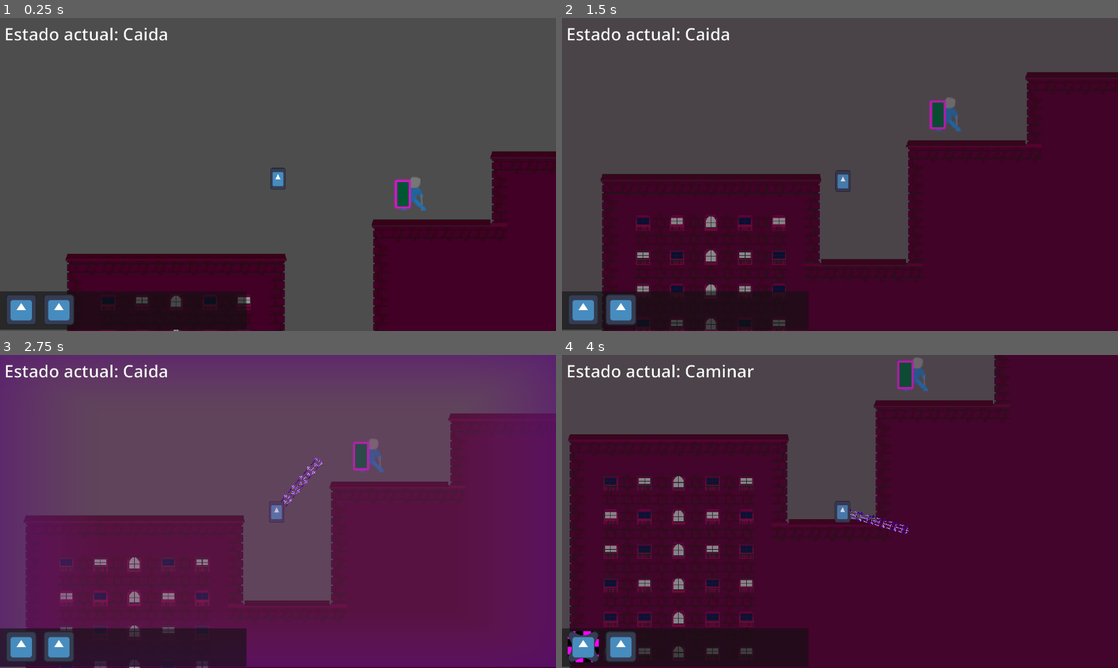
Above: before the commit, frames 1-4 (two rows, left to right).
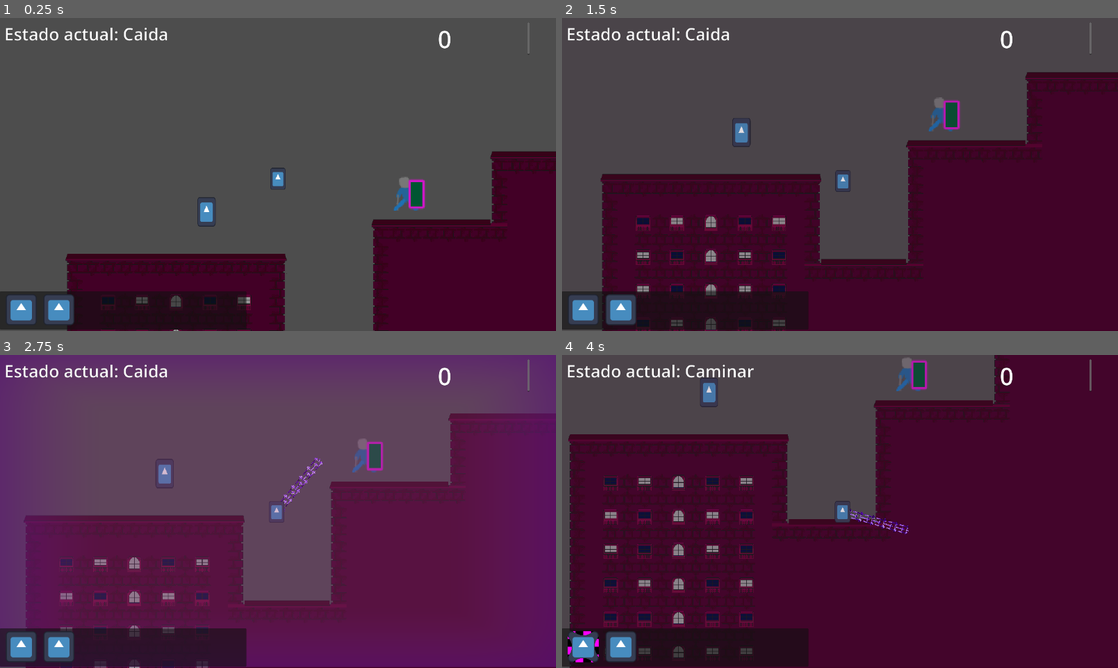
Above: after the commit, the same moments.

Repository: Proyecto-Carpincho/Proyecto-Carpincho
Game: Godot game, scene res://Scenes/stg/emTestStg00.tscn
The game is run twice, just before and just after one commit, with the same random seed, the same clock (stepped at 60 frames per second) and the same inputs. This scene is started directly instead of the project's main scene. The engine's default icon, where the game draws it, is replaced by a stand-in: a white triangle on a blue panel in a dark square.
Inputs (mouse positions are in pixels of both pictures, inside the frame that each line leads up to):
- Up to frame 1 (0.25 s): no input
- Up to frame 2 (1.5 s): move the mouse to (962, 158) at 0.52 s; press the mouse at (962, 158) at 0.53 s; hold D (Move Right) from 0.53 s (still down); tap Space (Jump) at 0.77 s; move the mouse to (728, 190) at 1.27 s; release the mouse at (728, 190) at 1.28 s; tap Ctrl (Bullet Time) at 1.35 s
- Up to frame 3 (2.75 s): tap Space (Jump) at 1.52 s; move the mouse to (333, 442) at 2.02 s; release D (Move Right) at 2.03 s; hold A (Move Left) from 2.03 s (still down); right-click (333, 442) at 2.1 s
- Up to frame 4 (4 s): move the mouse to (812, 574) at 2.77 s; release A (Move Left) at 2.78 s; hold D (Move Right) from 2.78 s (still down); tap Shift (Run) at 2.85 s; tap Space (Jump) at 3.02, 3.77 s; move the mouse to (1006, 558) at 3.52 s; press the mouse at (1006, 558) at 3.53 s

The runs differ from the first frame. In frame 1, 0.8% of the frame differs, in the area x 35-96%, y 1-67%; in frame 2, 0.8%, in the area x 30-96%, y 1-42%; in frame 3, 0.8%; in frame 4, 0.8%.

Commit message:
Bases para el sistema de deteccion

Diff:
--- a/Scenes/Em/ShieldCop.tscn
+++ b/Scenes/Em/ShieldCop.tscn
@@ -112,9 +112,12 @@
 [sub_resource type="CapsuleShape2D" id="CapsuleShape2D_ca2nf"]
 
 [node name="HeavyCop" type="CharacterBody2D"]
+collision_layer = 4
+collision_mask = 4
 script = ExtResource("1_ca2nf")
 
 [node name="AnimatedSprite2D" type="AnimatedSprite2D" parent="."]
+scale = Vector2(-1, 1)
 sprite_frames = SubResource("SpriteFrames_7adxk")
 animation = &"walk"
 frame_progress = 0.191232
@@ -124,5 +127,24 @@
 
 [node name="NavigationAgent2D" type="NavigationAgent2D" parent="."]
 
-[node name="RayCast2D" type="RayCast2D" parent="."]
-target_position = Vector2(0, 0)
+[node name="Label" type="Label" parent="."]
+offset_left = -25.0
+offset_top = -50.0
+offset_right = 25.0
+pivot_offset = Vector2(25, 25)
+horizontal_alignment = 1
+vertical_alignment = 1
+
+[node name="Vista" type="Node2D" parent="."]
+
+[node name="RayCast1" type="RayCast2D" parent="Vista"]
+target_position = Vector2(100, 0)
+collision_mask = 9
+
+[node name="RayCast2" type="RayCast2D" parent="Vista"]
+target_position = Vector2(75, 40)
+collision_mask = 9
+
+[node name="RayCast3" type="RayCast2D" parent="Vista"]
+target_position = Vector2(75, -40)
+collision_mask = 9
--- a/Scenes/Muñeco Pruebas.tscn
+++ b/Scenes/Muñeco Pruebas.tscn
@@ -12,10 +12,11 @@
 [sub_resource type="RectangleShape2D" id="RectangleShape2D_tlypy"]
 size = Vector2(40, 59.4)
 
-[node name="StaticBody2D" type="StaticBody2D"]
+[node name="StaticBody2D" type="CharacterBody2D"]
 collision_layer = 4
 collision_mask = 4
 script = ExtResource("1_4bcy5")
+metadata/_custom_type_script = "uid://bqt7b34n84ey1"
 
 [node name="CollisionShape2D" type="CollisionShape2D" parent="."]
 position = Vector2(0, -28)
--- a/Scenes/UI.tscn
+++ b/Scenes/UI.tscn
@@ -75,6 +75,15 @@
 text = " Estado actual: "
 vertical_alignment = 1
 
+[node name="Label" type="RichTextLabel" parent="SubViewportContainer/SubViewport/Control/Panel"]
+layout_mode = 0
+offset_left = 1814.0
+offset_top = -1114.0
+offset_right = 2194.0
+offset_bottom = -980.0
+theme_override_font_sizes/normal_font_size = 100
+text = "0"
+
 [node name="HBoxContainer" type="HBoxContainer" parent="SubViewportContainer/SubViewport/Control/Panel"]
 layout_mode = 0
 offset_top = 12.0
--- a/Scenes/stg/emTestStg00.tscn
+++ b/Scenes/stg/emTestStg00.tscn
@@ -12,6 +12,8 @@
 [ext_resource type="Texture2D" uid="uid://b30xoslhqynh1" path="res://Sprites/Prueba/Ventanas Prueba/Ventanas.png" id="10_68uta"]
 [ext_resource type="PackedScene" uid="uid://cjmre3cjowgo6" path="res://Scenes/Character.tscn" id="11_p00kn"]
 [ext_resource type="PackedScene" uid="uid://bh5jliaeyj4fu" path="res://Scenes/Em/ShieldCop.tscn" id="12_prbge"]
+[ext_resource type="PackedScene" uid="uid://ws714j3bdkap" path="res://Scenes/Muñeco Pruebas.tscn" id="13_r0q7f"]
+[ext_resource type="Script" uid="uid://cl5id8ntqh8y3" path="res://Scripts/alert_manager.gd" id="14_kw0q7"]
 
 [sub_resource type="TileSetAtlasSource" id="TileSetAtlasSource_xrf5d"]
 texture = ExtResource("2_r0q7f")
@@ -234,10 +236,13 @@
 tile_map_data = PackedByteArray("AAADAP7/BAABAAAAAAADAP//BAABAAEAAAAEAP7/BAABAAAAAAAEAP//BAABAAEAAAAFAP7/BAABAAAAAAAFAP …(46608 unchanged characters)…
 tile_set = SubResource("TileSet_l773a")
 
-[node name="HeavyCop" parent="." node_paths=PackedStringArray("objetivo") instance=ExtResource("12_prbge")]
+[node name="HeavyCop" parent="." node_paths=PackedStringArray("objetivo", "alert_manager") groups=["Enemigos"] instance=ExtResource("12_prbge")]
 position = Vector2(297, -95)
 scale = Vector2(2.19, 2.19)
+collision_layer = 12
 objetivo = NodePath("../Jugador")
+alert_manager = NodePath("../AlertManager")
+grupo = "Enemigos"
 
 [node name="Jugador" parent="." instance=ExtResource("11_p00kn")]
 z_index = 0
@@ -258,3 +263,10 @@
 wall_jump_velocity = -350.0
 max_life = 400
 life = 240
+
+[node name="StaticBody2D" parent="." instance=ExtResource("13_r0q7f")]
+position = Vector2(-124, -31)
+
+[node name="AlertManager" type="Node" parent="."]
+script = ExtResource("14_kw0q7")
+metadata/_custom_type_script = "uid://cl5id8ntqh8y3"
--- a/Scripts/Em/Enemigo.gd
+++ b/Scripts/Em/Enemigo.gd
@@ -3,13 +3,24 @@
 
 @export var objetivo:Entidad
 @export var alert_manager:AlertManager
+@export var grupo:String
+
+var estado_alerta:AlertManager.alertStatus
+var vio_jugador:bool
 
 func _ready() -> void:
+	add_to_group(grupo)
+	vio_jugador = false
 	if objetivo == null:
 		objetivo = Entidad.new()
 	if alert_manager == null:
 		alert_manager = AlertManager.new()
-	#$RayCast2D.target = objetivo
+		alert_manager.estado_alerta = alert_manager.alertStatus.NORMAL
 
 func _process(delta: float) -> void:
-	pass
+	for i in 3:
+		if $Vista.get_child(i).get_collider() == objetivo:
+			alert_manager.llamar_alerta(AlertManager.alertStatus.ALERTA)
+
+func cambiar_alerta(estado:AlertManager.alertStatus):
+	estado_alerta = estado
--- a/Scripts/Jugador/Habilidades Modulares/Ataque Mele/Bate de Beisboll/Maquina Bate.gd
+++ b/Scripts/Jugador/Habilidades Modulares/Ataque Mele/Bate de Beisboll/Maquina Bate.gd
@@ -93,11 +93,12 @@
 
 
 func _Area2D_bodyEntered(body: Node2D) -> void:
+	print(body)
 	if body.has_method("Golpeado"):
 		# Si es un ataque fuerte entonces la fuerza es Fuerza * MultiplicadorFuerza o sea (Multi ataque fuerte)
 		# pero si no es un ataque fuerte entonces es solo Fuerza
 		var Fuerza = get_parent().Fuerza if not EsAtaqueFuerte else get_parent().Fuerza * get_parent().MultiplicadorFuerza
-		body.call("Golpeado", Fuerza , get_parent().Mata,pivot_bate.rotation_degrees)
+		body.call("Golpeado", Fuerza , get_parent().Mata)
 		if EsAtaqueFuerte:
 			EfectosVisuales.CongelarTiempo()
 			timer_congelacion.start()
--- a/Scripts/Muñeco.gd
+++ b/Scripts/Muñeco.gd
@@ -1,22 +1,16 @@
-extends StaticBody2D
+extends Entidad
 
 
 func _physics_process(delta: float) -> void:
 	for label:Label in A:
 		label.rotation = -rotation
 
-func Golpeado(Fuerza,Mata,RotacionArea) -> void:
-	var A = 1 if abs(RotacionArea) <= 90 else -1
+func Golpeado(Fuerza,Mata) -> void:
 
 	text(Fuerza)
 
-	get_tree().create_tween().tween_property(self,"rotation_degrees",30* A,0.2).set_ease(Tween.EASE_OUT).set_trans(Tween.TRANS_ELASTIC)
-	await get_tree().create_timer(0.1).timeout
-	get_tree().create_tween().tween_property(self,"rotation_degrees",-30*A,0.4).set_ease(Tween.EASE_OUT).set_trans(Tween.TRANS_BOUNCE)
-	await get_tree().create_timer(0.2).timeout
 	get_tree().create_tween().tween_property(self,"rotation_degrees",0,0.4).set_ease(Tween.EASE_OUT).set_trans(Tween.TRANS_ELASTIC)
 
-var A:Array[Label]
 func text(Fuerza):
 	var labelDaño:Label = get_node("Label").duplicate()
 	add_child(labelDaño)
--- a/Scripts/UI.gd
+++ b/Scripts/UI.gd
@@ -33,3 +33,5 @@
 
 func SetState(state:String)->void:
 	get_node("SubViewportContainer/SubViewport/Control/Panel/RichTextLabel").text=" Estado actual: "+state
+func set_alert(state) -> void:
+	$SubViewportContainer/SubViewport/Control/Panel/Label.text = str(state)
--- a/Scripts/alert_manager.gd
+++ b/Scripts/alert_manager.gd
@@ -1,12 +1,27 @@
 extends Node
 class_name AlertManager
 
-enum alertStatus{clear, caution, alert}
+enum alertStatus{NORMAL, PRECAUCION, ALERTA}
+
+@export var grupo:String
+@export var tiempo_maximo:int
+var estado_alerta
+var fuerza_alerta
 
 func _ready() -> void:
-	pass # Replace with function body.
+	fuerza_alerta = 0
+	estado_alerta = alertStatus.NORMAL
+	get_tree().call_group(grupo, "cambiar_alerta", estado_alerta)
 
-
-# Called every frame. 'delta' is the elapsed time since the previous frame.
 func _process(delta: float) -> void:
 	pass
+
+func llamar_alerta(alerta:alertStatus) -> void:
+	fuerza_alerta += alerta
+	await get_tree().create_timer(2).timeout # Esperar a que mas de un enemigo haya visto al jugador
+	if fuerza_alerta == 1:
+		estado_alerta = alertStatus.PRECAUCION
+
+	if fuerza_alerta >= 2:
+		estado_alerta = alertStatus.ALERTA
+	Ui.set_alert(estado_alerta)
Not shown: 1 places in Scenes/stg/emTestStg00.tscn that only renumber resources
